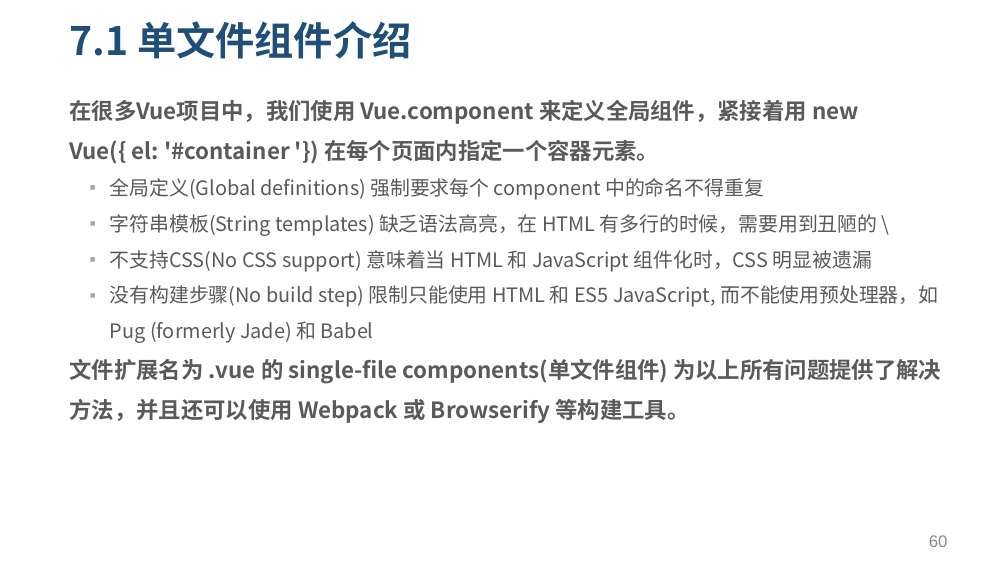
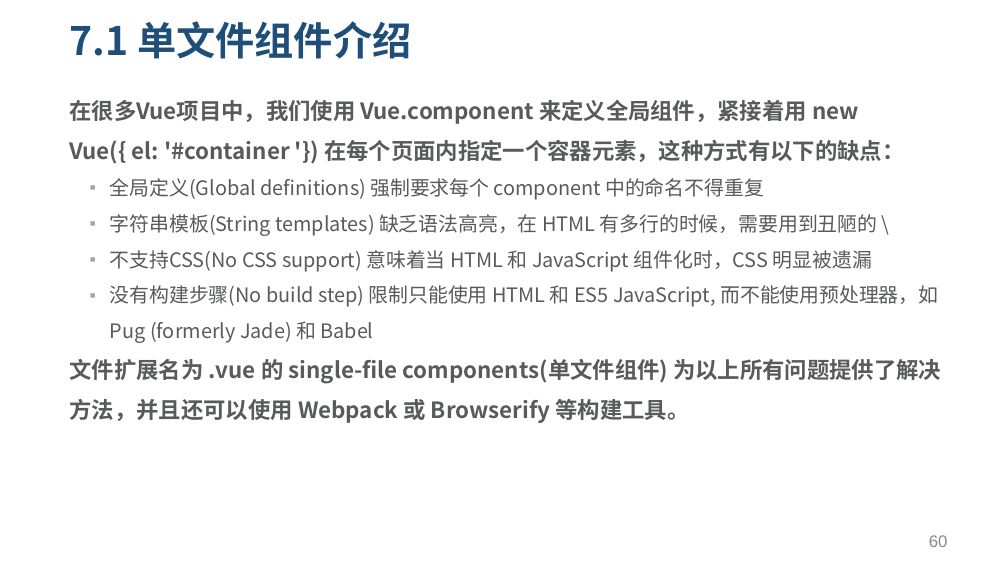
Before and after one commit to yxl2628/vuejs, a slide deck: slide 60 of 03 vue高级特性.pptx. Drawn at 1008x567 pixels with LibreOffice and Linux fonts; fonts in the diff are those of the drawing. Boxes give left, top, right and bottom in pixels: in the first picture for what was removed or moved away, otherwise in the second. Text is boxed around its words. In the diff, an @@ line names an element or a change of style, - is before the commit and + after.

```diff
--- a/03 vue高级特性.pptx
+++ b/03 vue高级特性.pptx
@@ text at <box>70,100,904,164</box>: text changed @@
-在很多Vue项目中，我们使用 Vue.component 来定义全局组件，紧接着用 new Vue({ el: '#container '}) 在每个页面内指定一个容器元素。
+在很多Vue项目中，我们使用 Vue.component 来定义全局组件，紧接着用 new Vue({ el: '#container '}) 在每个页面内指定一个容器元素，这种方式有以下的缺点：
```
Also in this commit, not shown: 3 other slides changed, 28 slides added, 2 other files.
